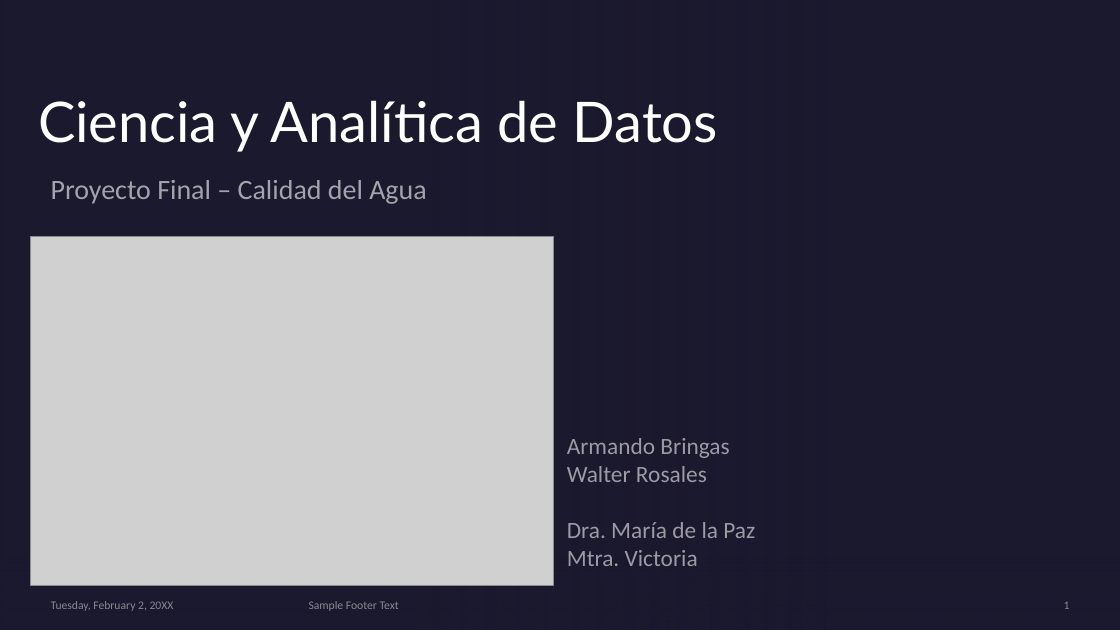
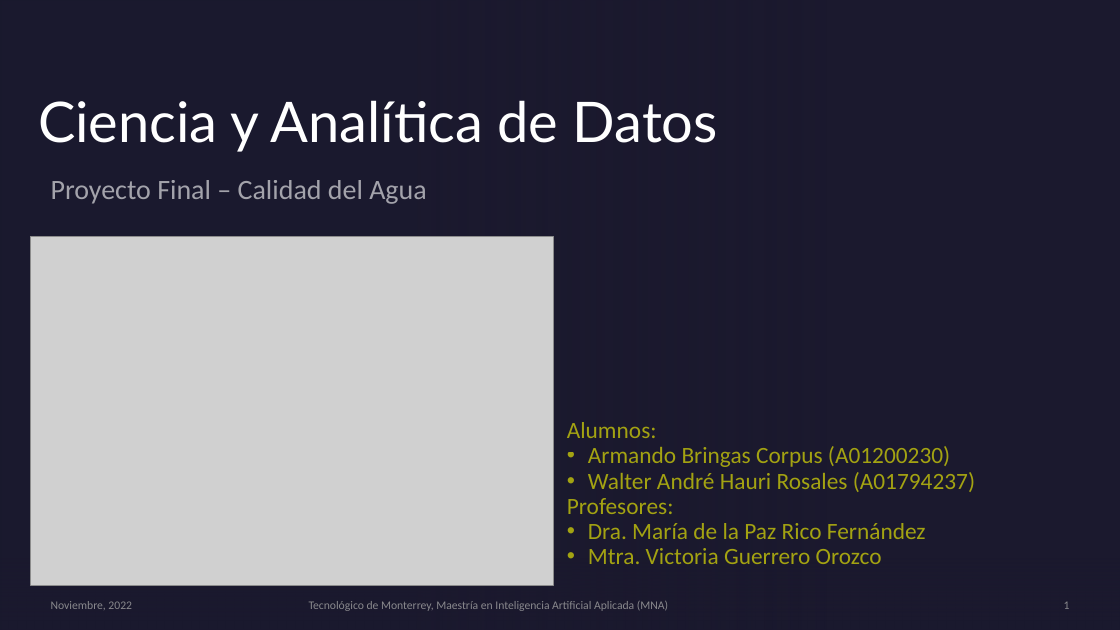
Before and after one commit to PosgradoMNA/actividades-del-projecto-Equipo-100-Oraculos-de-Delfos, a slide deck: slide 1 of Proyecto_Final/Presentación_Final.pptx. Drawn at 1120x630 pixels with LibreOffice and Linux fonts; fonts in the diff are those of the drawing; grey boxes stand for pictures; background and template pictures are left out. Boxes give left, top, right and bottom in pixels: in the first picture for what was removed or moved away, otherwise in the second. Text is boxed around its words. In the diff, an @@ line names an element or a change of style, - is before the commit and + after.

```diff
--- a/Proyecto_Final/Presentación_Final.pptx
+++ b/Proyecto_Final/Presentación_Final.pptx
@@ text at (567, 422, 975, 564): text changed; text colour #F2F2F2 at 60% opacity to #FFFF00 at 60% opacity @@
-Armando Bringas
-Walter Rosales
-Dra. María de la Paz
-Mtra. Victoria
+Alumnos:
+• Armando Bringas Corpus (A01200230)
+• Walter André Hauri Rosales (A01794237)
+Profesores:
+• Dra. María de la Paz Rico Fernández
+• Mtra. Victoria Guerrero Orozco
@@ text at (51, 601, 132, 610): text changed @@
-Tuesday, February 2, 20XX
+Noviembre, 2022
@@ text at (309, 601, 668, 611): text changed @@
-Sample Footer Text
+Tecnológico de Monterrey, Maestría en Inteligencia Artificial Aplicada (MNA)
```
Also in this commit, not shown: 1 other slide changed, 9 slides added, 9 slides removed, 6 other files.
